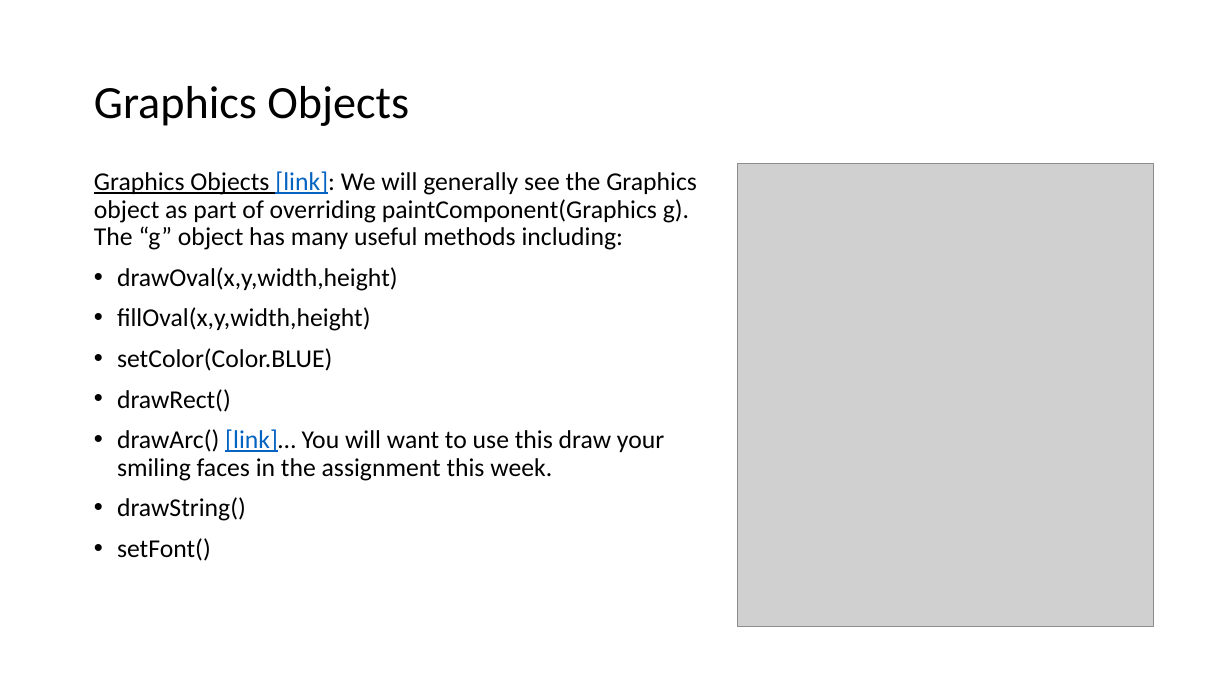
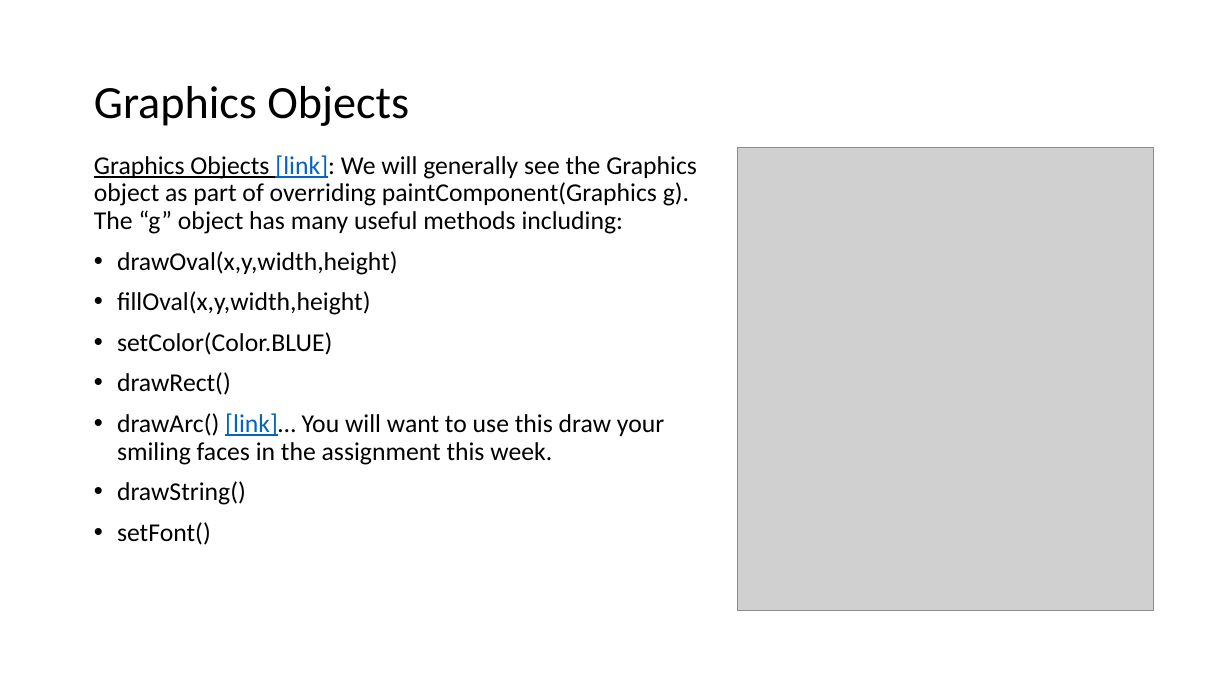
Before and after one commit to EricJPogue/www-epogue-info, a slide deck: slide 22 of CPSC-24500/Week03/2017SpringW03Slides.pptx (slide 20 before the commit). Drawn at 1232x693 pixels with LibreOffice and Linux fonts; fonts in the diff are those of the drawing; grey boxes stand for pictures. Boxes give left, top, right and bottom in pixels: in the first picture for what was removed or moved away, otherwise in the second. Text is boxed around its words. In the diff, an @@ line names an element or a change of style, - is before the commit and + after.

```diff
--- a/CPSC-24500/Week03/2017SpringW03Slides.pptx
+++ b/CPSC-24500/Week03/2017SpringW03Slides.pptx
@@ text "Graphics Objects [link]: We will ...": place and size @@
-text "Graphics Objects [link]: We will ..." at (94, 171, 697, 561)
+text "Graphics Objects [link]: We will ..." at (94, 155, 697, 545)
@@ picture: place and size @@
-picture at (738, 164, 1153, 627)
+picture at (738, 148, 1153, 611)
```
Also in this commit, not shown: 3 other slides changed, 7 slides added, 2 slides removed, 8 other files.
